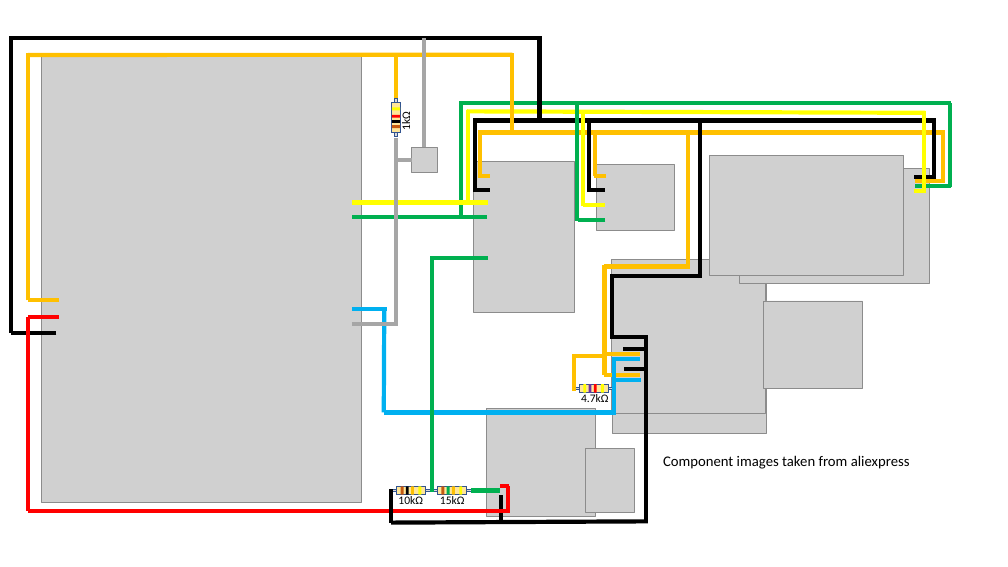
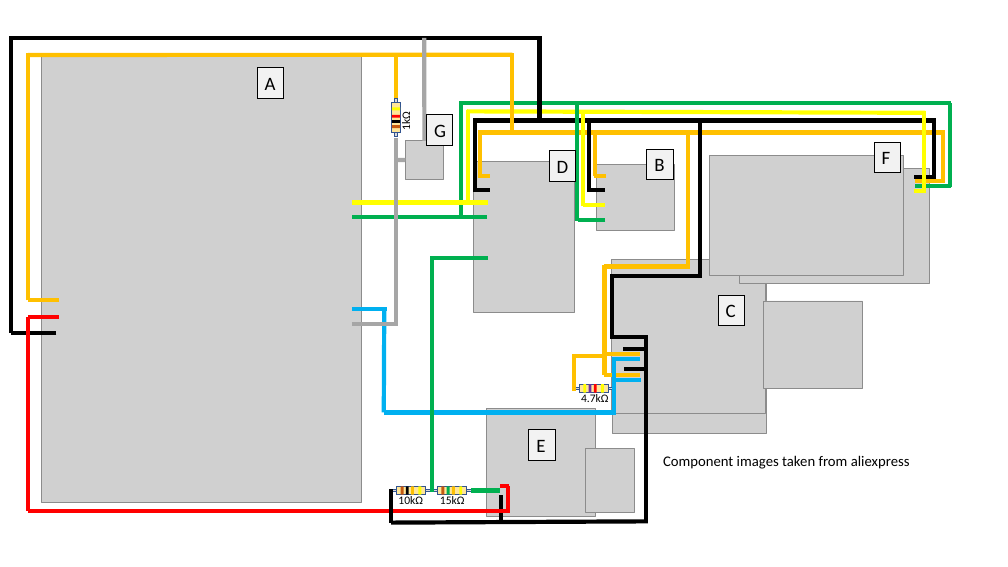
Before and after one commit to PiFou86/pool-monitoring, a slide deck: slide 1 of img/poolMonitoring.pptx. Drawn at 1008x567 pixels with LibreOffice and Linux fonts; fonts in the diff are those of the drawing; grey boxes stand for pictures. Boxes give left, top, right and bottom in pixels: in the first picture for what was removed or moved away, otherwise in the second. Text is boxed around its words. In the diff, an @@ line names an element or a change of style, - is before the commit and + after.

```diff
--- a/img/poolMonitoring.pptx
+++ b/img/poolMonitoring.pptx
@@ line moved from (424, 147) - (424, 38) to (424, 141) - (424, 38) @@
@@ rectangle added at [257, 67, 284, 98], fill #F2F2F2, outline #000000 0.75 pt, 18 pt, text #000000 @@
+A
@@ rectangle added at [426, 115, 453, 145], fill #F2F2F2, outline #000000 0.75 pt, 18 pt, text #000000 @@
+G
@@ picture: place and size @@
-picture at [411, 147, 437, 173]
+picture at [405, 141, 444, 179]
@@ rectangle added at [647, 149, 674, 179], fill #F2F2F2, outline #000000 0.75 pt, 18 pt, text #000000 @@
+B
@@ rectangle added at [874, 142, 901, 172], fill #F2F2F2, outline #000000 0.75 pt, 18 pt, text #000000 @@
+F
@@ line moved from (411, 160) - (397, 160) to (405, 160) - (397, 160) @@
@@ rectangle added at [549, 151, 575, 181], fill #F2F2F2, outline #000000 0.75 pt, 18 pt, text #000000 @@
+D
@@ rectangle added at [718, 296, 745, 326], fill #F2F2F2, outline #000000 0.75 pt, 18 pt, text #000000 @@
+C
@@ rectangle added at [529, 430, 556, 460], fill #F2F2F2, outline #000000 0.75 pt, 18 pt, text #000000 @@
+E
```
Also in this commit, not shown: 2 other files.
